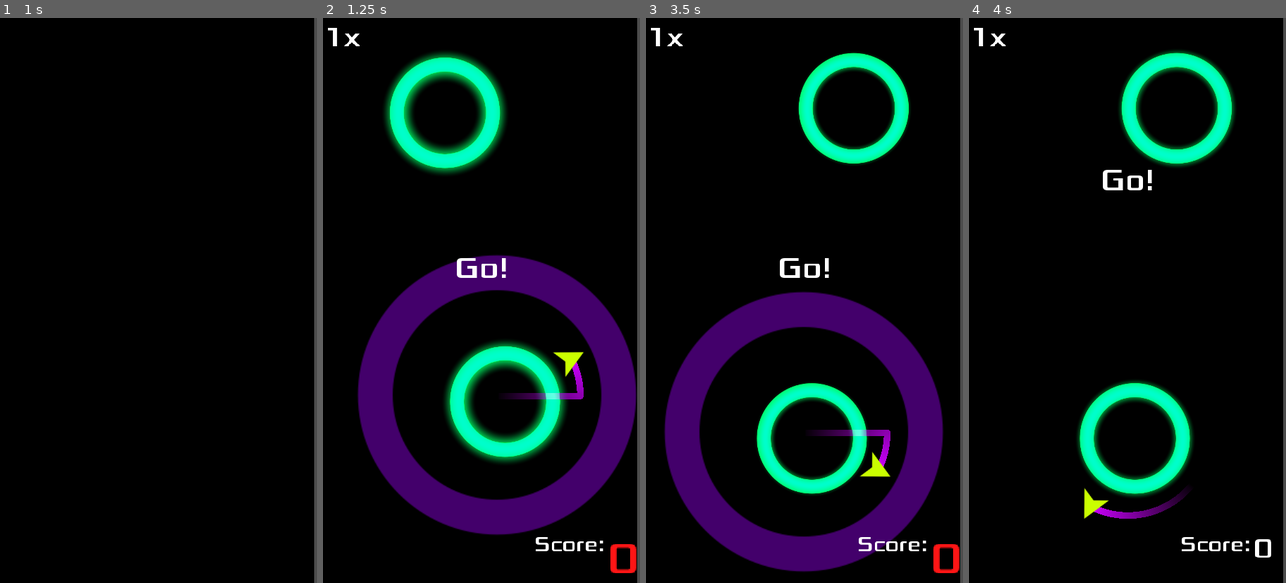
Above: before the commit, frames 1-4 (left to right).
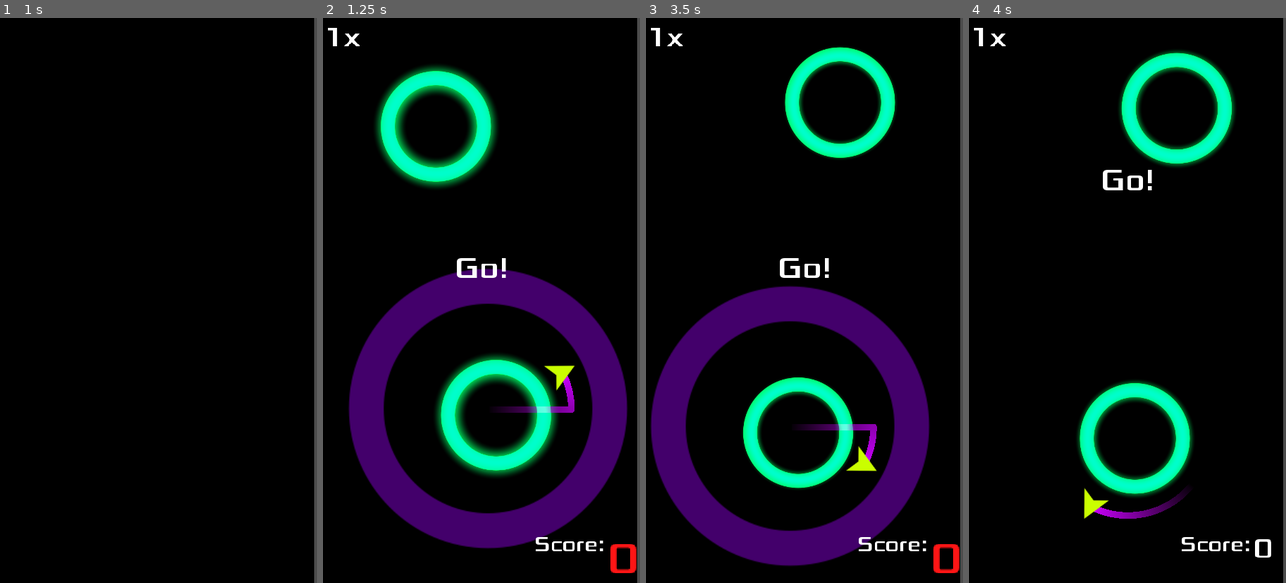
Above: after the commit, the same moments.

Repository: iustin-nita/Godot-Mobile-Game
Game: Godot game, scene res://Main.tscn
The game is run twice, just before and just after one commit, with the same random seed, the same clock (stepped at 60 frames per second) and the same inputs.
Inputs (mouse positions are in pixels of both pictures, inside the frame that each line leads up to):
- Up to frame 1 (1 s): click (107, 283) at 0.5 s
- Up to frame 2 (1.25 s): no input
- Up to frame 3 (3.5 s): move the mouse to (874, 272) at 1.27 s; hold Right (ui_right) 1.28-2.03 s; click (874, 272) at 1.42 s; move the mouse to (741, 328) at 2.02 s; hold Down (ui_down) 2.03-2.75 s; click (855, 554) at 2.75 s
- Up to frame 4 (4 s): move the mouse to (1159, 176) at 3.52 s; hold Right (ui_right) from 3.53 s (still down)

Frame 1 is identical in both runs. In frame 2, 22% of the frame differs, in the area x 8-99%, y 6-94%; in frame 3, 18%; in frame 4, nothing differs.

Commit message:
add screen shake

Diff:
--- a/Main.gd
+++ b/Main.gd
@@ -54,6 +54,7 @@
 #	print('score', score)
 	self.bonus += 1
 	num_circles += 1
+	$Camera2D/ScreenShake.start()
 	if num_circles > 0 and num_circles % settings.circles_per_level == 0:
 		level += 1
 		$HUD.show_message("Level %s" % str(level))
--- a/Main.tscn
+++ b/Main.tscn
@@ -1,10 +1,11 @@
-[gd_scene load_steps=7 format=2]
+[gd_scene load_steps=8 format=2]
 
 [ext_resource path="res://Main.gd" type="Script" id=1]
 [ext_resource path="res://UI/Screens.tscn" type="PackedScene" id=2]
 [ext_resource path="res://UI/HUD.tscn" type="PackedScene" id=3]
 [ext_resource path="res://assets/music/Black Diamond.ogg" type="AudioStream" id=4]
 [ext_resource path="res://Background.tscn" type="PackedScene" id=5]
+[ext_resource path="res://ScreenShake.tscn" type="PackedScene" id=6]
 
 [sub_resource type="Environment" id=1]
 background_mode = 4
@@ -26,6 +27,8 @@
 smoothing_enabled = true
 smoothing_speed = 7.0
 
+[node name="ScreenShake" parent="Camera2D" instance=ExtResource( 6 )]
+
 [node name="Screens" parent="." instance=ExtResource( 2 )]
 
 [node name="HUD" parent="." instance=ExtResource( 3 )]
@@ -40,4 +43,5 @@
 environment = SubResource( 1 )
 
 [node name="MusicFade" type="Tween" parent="."]
+[connection signal="script_changed" from="." to="Camera2D/ScreenShake" method="_on_Main_script_changed"]
 [connection signal="start_game" from="Screens" to="." method="new_game"]
--- /dev/null
+++ b/ScreenShake.gd
@@ -0,0 +1,47 @@
+extends Node
+
+const TRANS = Tween.TRANS_SINE
+const EASE = Tween.EASE_IN_OUT
+
+var amplitude = 0
+var priority = 0
+
+onready var camera = get_parent()
+
+func start(duration = 0.2, frequency = 15, amplitude = 46, priority = 0):
+	if priority >= self.priority:
+		self.priority = priority
+		self.amplitude = amplitude
+
+		$Duration.wait_time = duration
+		$Frequency.wait_time = 1 / float(frequency)
+		$Duration.start()
+		$Frequency.start()
+
+		_new_shake()
+
+func _new_shake():
+	var rand = Vector2()
+	rand.x = rand_range(-amplitude, amplitude)
+	rand.y = rand_range(-amplitude, amplitude) - 200
+
+	$ShakeTween.interpolate_property(camera, "offset", camera.offset, rand, $Frequency.wait_time, TRANS, EASE)
+	$ShakeTween.start()
+
+func _reset():
+	$ShakeTween.interpolate_property(camera, "offset", camera.offset, Vector2(0,-200), $Frequency.wait_time, TRANS, EASE)
+	$ShakeTween.start()
+
+	priority = 0
+
+func _on_Frequency_timeout():
+	_new_shake()
+
+
+func _on_Duration_timeout():
+	_reset()
+	$Frequency.stop()
+
+
+func _on_Main_script_changed():
+	pass # Replace with function body.
--- /dev/null
+++ b/ScreenShake.tscn
@@ -0,0 +1,14 @@
+[gd_scene load_steps=2 format=2]
+
+[ext_resource path="res://ScreenShake.gd" type="Script" id=1]
+
+[node name="ScreenShake" type="Node"]
+script = ExtResource( 1 )
+
+[node name="ShakeTween" type="Tween" parent="."]
+
+[node name="Frequency" type="Timer" parent="."]
+
+[node name="Duration" type="Timer" parent="."]
+[connection signal="timeout" from="Frequency" to="." method="_on_Frequency_timeout"]
+[connection signal="timeout" from="Duration" to="." method="_on_Duration_timeout"]
Binary file added: assets/images/spr_stars01.png
Not shown, added: assets/images/spr_stars01.png.import
Binary file added: assets/images/spr_stars02.png
Not shown, added: assets/images/spr_stars02.png.import
Not shown, changed: assets/.DS_Store
